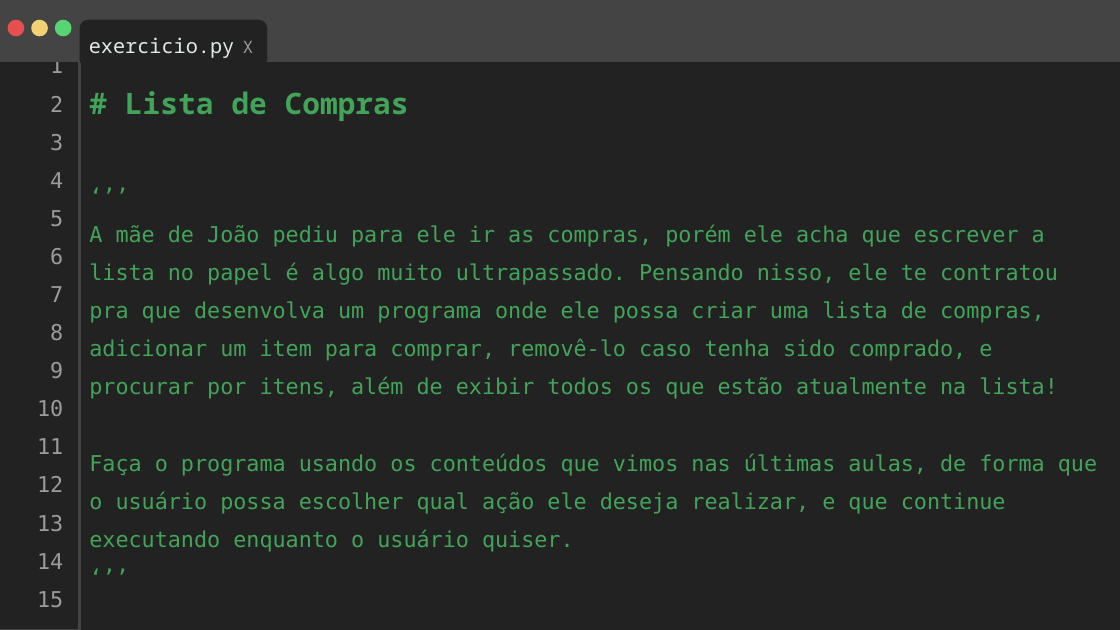
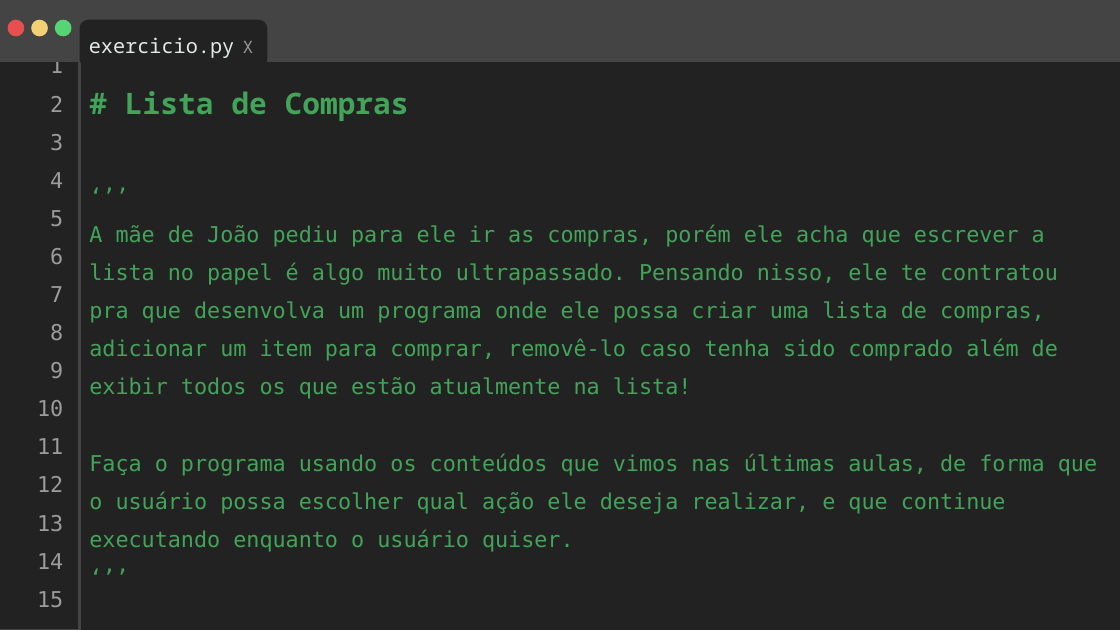
Before and after one commit to GUIOLBEL/Curso-UEM, a slide deck: slide 20 of slides/dia3/Slides Capacitação Python Dia 3.pptx. Drawn at 1120x630 pixels with LibreOffice and Linux fonts; fonts in the diff are those of the drawing. Boxes give left, top, right and bottom in pixels: in the first picture for what was removed or moved away, otherwise in the second. Text is boxed around its words. In the diff, an @@ line names an element or a change of style, - is before the commit and + after.

```diff
--- a/slides/dia3/Slides Capacitação Python Dia 3.pptx
+++ b/slides/dia3/Slides Capacitação Python Dia 3.pptx
@@ text at box(89, 224, 1058, 399): text changed @@
-A mãe de João pediu para ele ir as compras, porém ele acha que escrever a lista no papel é algo muito ultrapassado. Pensando nisso, ele te contratou pra que desenvolva um programa onde ele possa criar uma lista de compras, adicionar um item para comprar, removê-lo caso tenha sido comprado, e procurar por itens, além de exibir todos os que estão atualmente na lista!
+A mãe de João pediu para ele ir as compras, porém ele acha que escrever a lista no papel é algo muito ultrapassado. Pensando nisso, ele te contratou pra que desenvolva um programa onde ele possa criar uma lista de compras, adicionar um item para comprar, removê-lo caso tenha sido comprado além de exibir todos os que estão atualmente na lista!
```
Also in this commit, not shown: 1 other slide changed, 1 other file.
